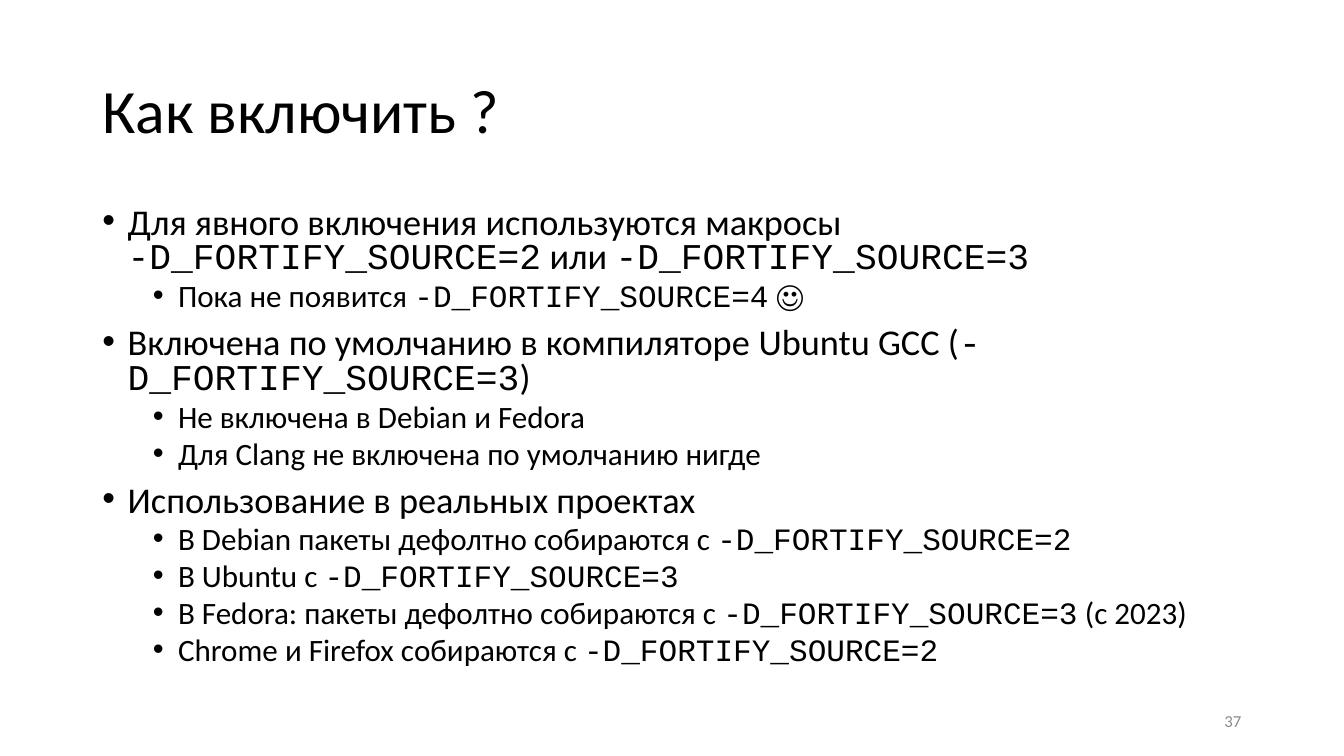
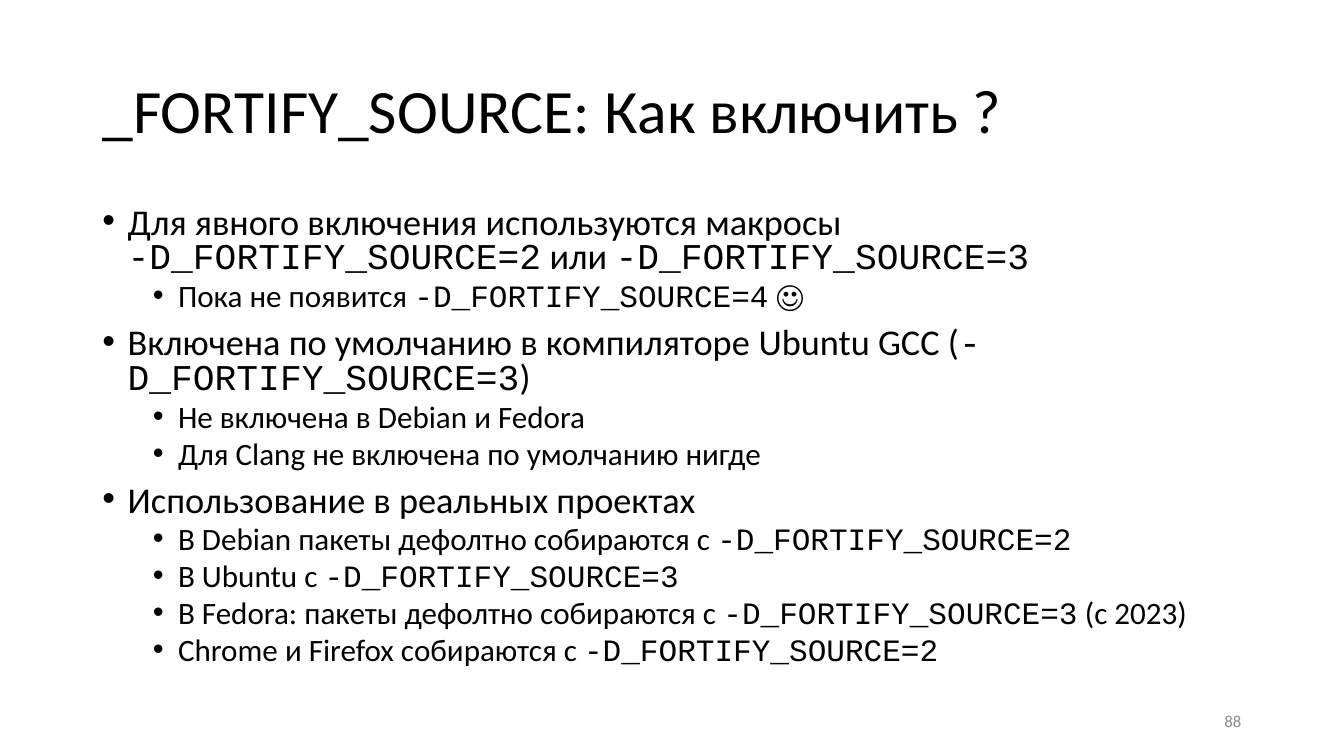
Before and after one commit to yugr/slides, a slide deck: slide 88 of CppZeroCost/2025/RU.pptx (slide 37 before the commit). Drawn at 1344x756 pixels with LibreOffice and Linux fonts; fonts in the diff are those of the drawing. Boxes give left, top, right and bottom in pixels: in the first picture for what was removed or moved away, otherwise in the second. Text is boxed around its words. In the diff, an @@ line names an element or a change of style, - is before the commit and + after.

```diff
--- a/CppZeroCost/2025/RU.pptx
+++ b/CppZeroCost/2025/RU.pptx
@@ title at [102,93,959,142]: text changed @@
-Как включить ?
+_FORTIFY_SOURCE: Как включить ?
@@ page number at [1224,715,1241,727]: text changed @@
-37
+88
```
Also in this commit, not shown: 17 other slides changed, 3 slides added, 1 slide removed, 3 other files.
